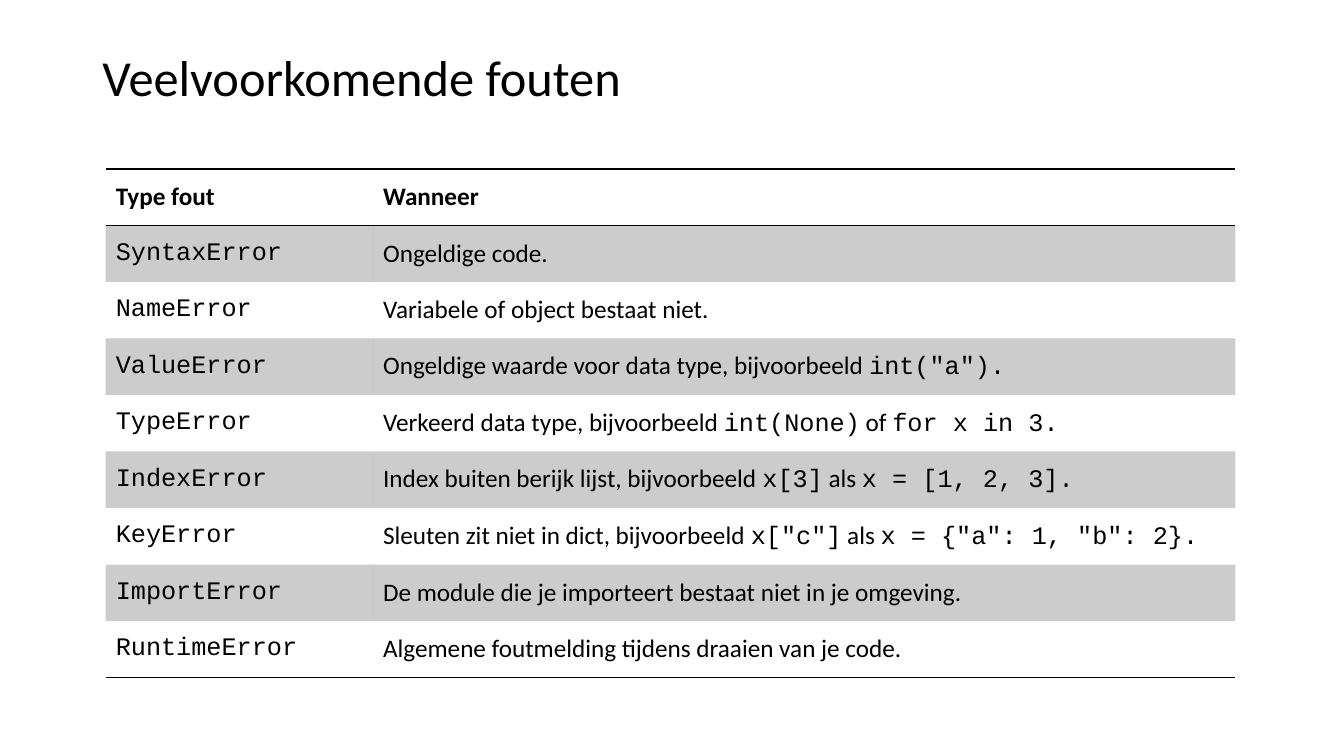
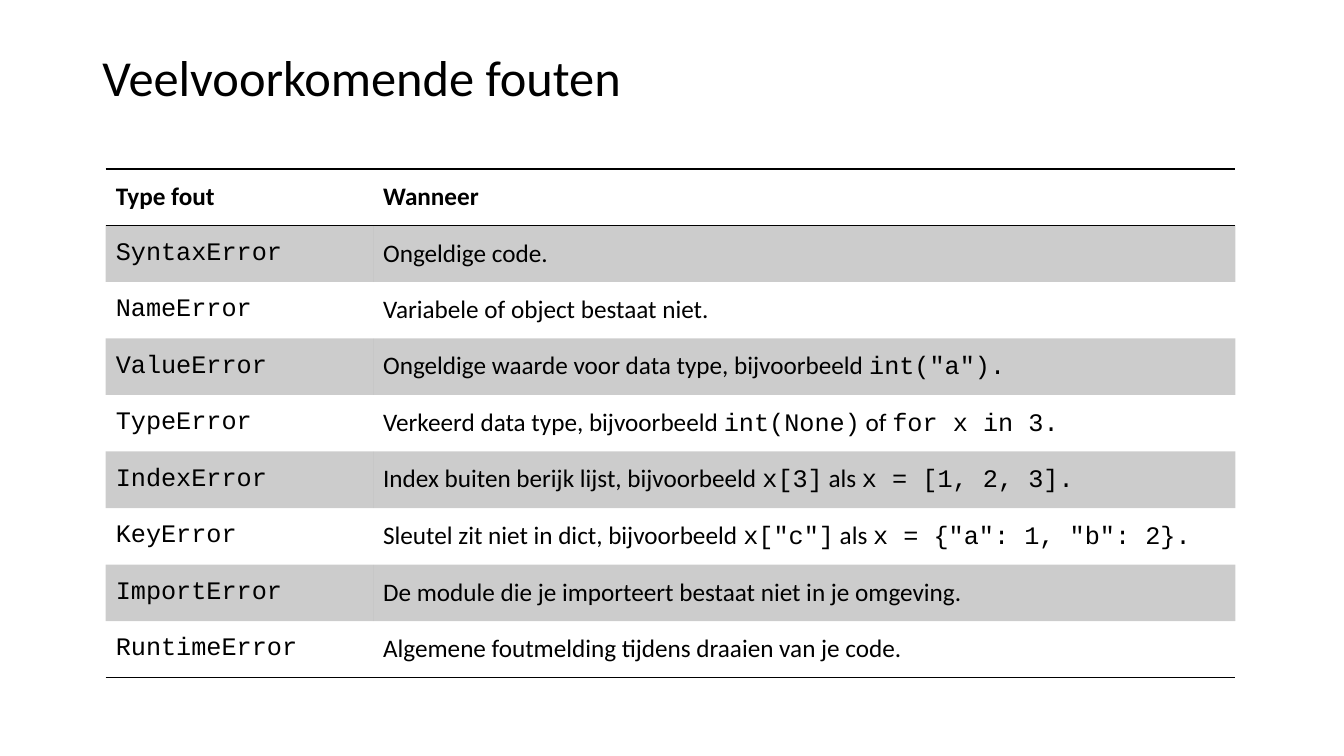
Before and after one commit to LFKoning/knowledge-sharing, a slide deck: slide 22 of python_engineers/part_2/python_data_engineers_2.pptx (slide 21 before the commit). Drawn at 1344x756 pixels with LibreOffice and Linux fonts; fonts in the diff are those of the drawing. Boxes give left, top, right and bottom in pixels: in the first picture for what was removed or moved away, otherwise in the second. Text is boxed around its words. In the diff, an @@ line names an element or a change of style, - is before the commit and + after.

```diff
--- a/python_engineers/part_2/python_data_engineers_2.pptx
+++ b/python_engineers/part_2/python_data_engineers_2.pptx
@@ table at box(106, 169, 1236, 679) @@
@@ row 7, column 2: "Sleuten zit niet in dict, bijvoorbeeld x["c"] als x = {"a": 1, "b": 2}." to "Sleutel zit niet in dict, bijvoorbeeld x["c"] als x = {"a": 1, "b": 2}." @@
```
Also in this commit, not shown: 13 other slides changed, 1 slide added, 5 other files.
